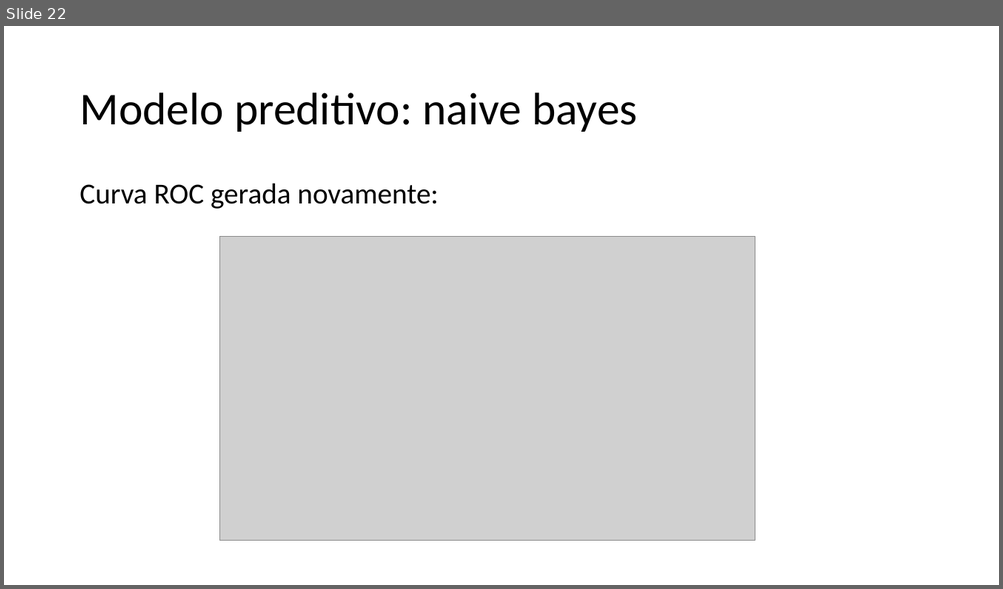
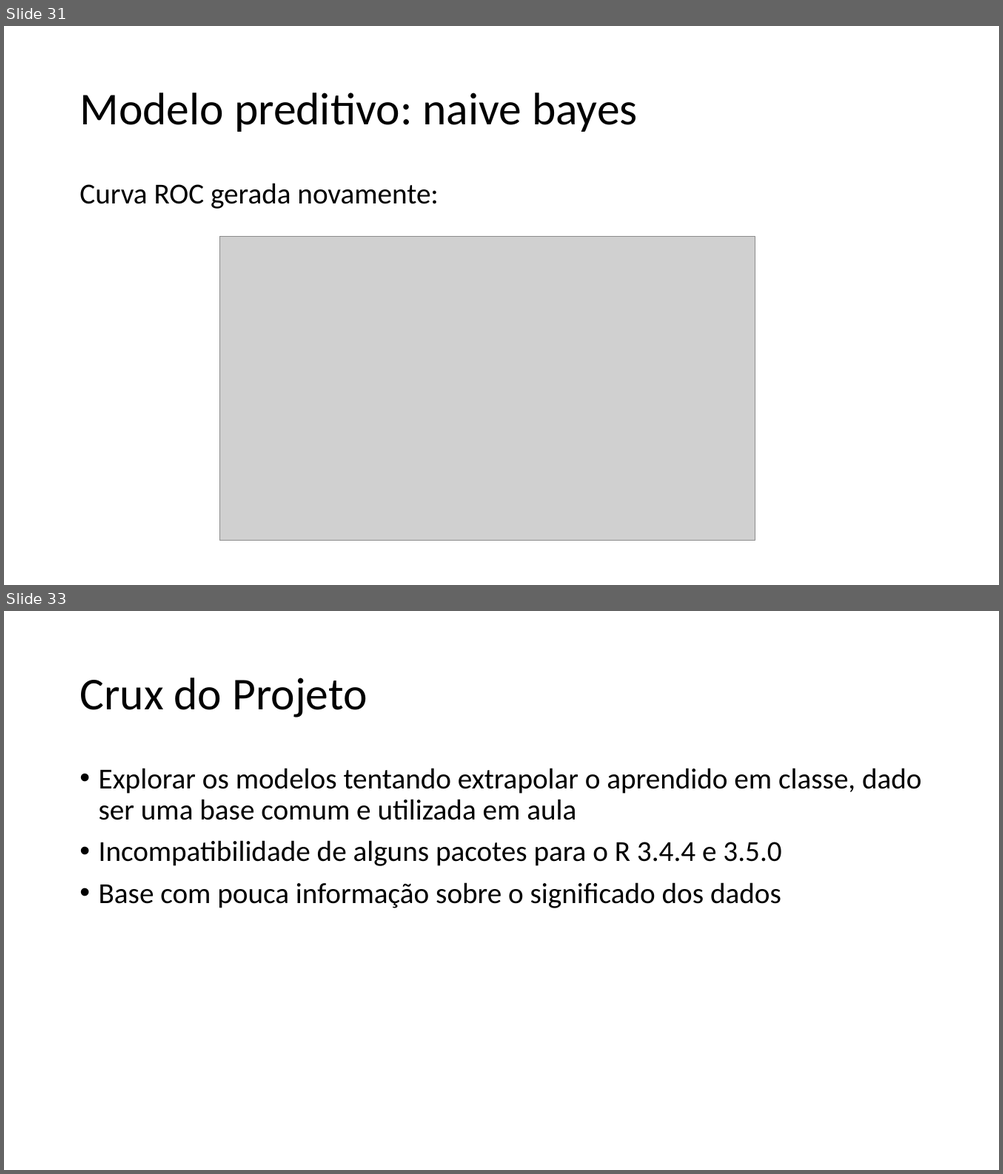
Before and after one commit to padovese/academic-projects, a slide deck: regressao/apresentacao.pptx. Shown one above the other, each under a label of ours: slide 22 before the commit, slides 31 and 33 after it; the slides between them are not shown. The pictures are 1003x589 and 1003x1174 pixels, drawn with LibreOffice and Linux fonts; fonts in the diff are those of the drawing; grey boxes stand for pictures. Boxes give left, top, right and bottom in pixels: in the first picture for what was removed or moved away, otherwise in the second. Text is boxed around its words. In the diff, an @@ line names an element or a change of style, - is before the commit and + after.

```diff
--- a/regressao/apresentacao.pptx
+++ b/regressao/apresentacao.pptx
@@ slide 33 added at (4,611,999,1170), background #FFFFFF @@
@@ title added at (79,678,367,718), 44 pt, text #000000 @@
+Crux do Projeto
@@ text added at (99,768,922,908), 28 pt, text #000000 @@
+• Explorar os modelos tentando extrapolar o aprendido em classe, dado ser uma base comum e utilizada em aula
+• Incompatibilidade de alguns pacotes para o R 3.4.4 e 3.5.0
+• Base com pouca informação sobre o significado dos dados
@@ what was slide 22 is now slide 31 @@
```
Also in this commit, not shown: 1 slide changed, 10 other slides added.
